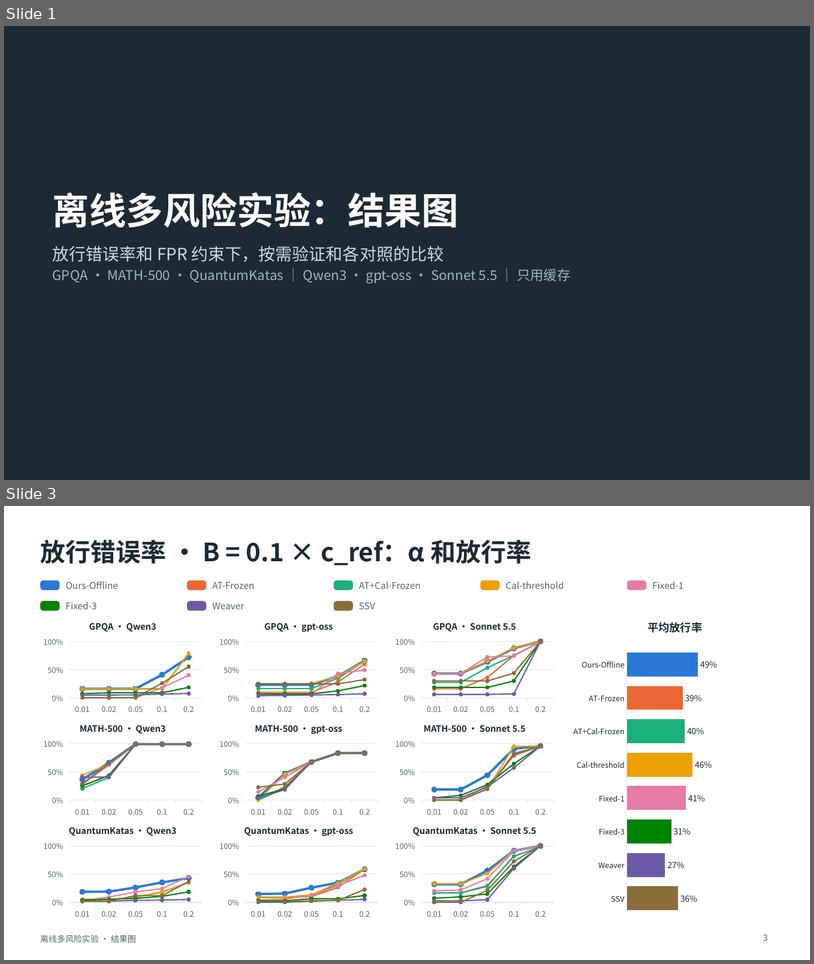
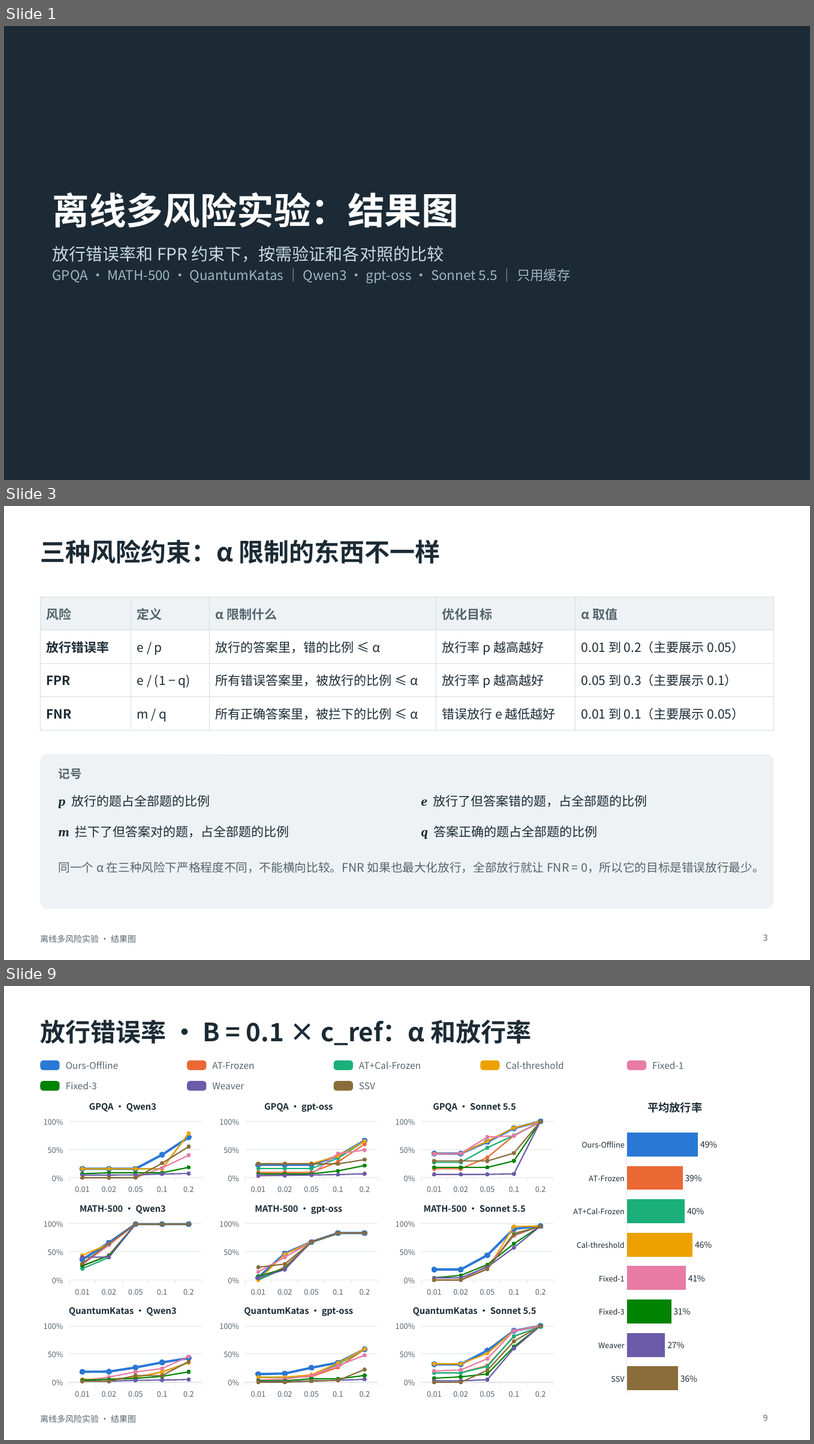
Before and after one commit to toz015/verification_generation_experiment, a slide deck: reports/offline_multirisk_20261118_calibrated/deck_graphs/离线多风险实验_结果图.pptx. Shown one above the other, each under a label of ours: slides 1 and 3 before the commit, slides 1, 3 and 9 after it; the slides between them are not shown. The pictures are 814x964 and 814x1444 pixels, drawn with LibreOffice and Linux fonts; fonts in the diff are those of the drawing. Boxes give left, top, right and bottom in pixels: in the first picture for what was removed or moved away, otherwise in the second. Text is boxed around its words. In the diff, an @@ line names an element or a change of style, - is before the commit and + after.

```diff
--- a/reports/offline_multirisk_20261118_calibrated/deck_graphs/离线多风险实验_结果图.pptx
+++ b/reports/offline_multirisk_20261118_calibrated/deck_graphs/离线多风险实验_结果图.pptx
@@ slide 3 added at (x1=4, y1=506, x2=810, y2=960), background #FFFFFF; not listed: 1 template element that a slide beside it also shows @@
@@ title added at (x1=40, y1=540, x2=441, y2=564), 30 pt, text #1B2A34, bold @@
+三种风险约束：α 限制的东西不一样
@@ table added at (x1=40, y1=597, x2=774, y2=724), 4 rows, 5 columns @@
+风险 | 定义 | α 限制什么 | 优化目标 | α 取值
+放行错误率 | e / p | 放行的答案里，错的比例 ≤ α | 放行率 p 越高越好 | 0.01 到 0.2（主要展示 0.05）
+FPR | e / (1 − q) | 所有错误答案里，被放行的比例 ≤ α | 放行率 p 越高越好 | 0.05 到 0.3（主要展示 0.1）
+FNR | m / q | 所有正确答案里，被拦下的比例 ≤ α | 错误放行 e 越低越好 | 0.01 到 0.1（主要展示 0.05）
@@ rounded rectangle added at (x1=40, y1=754, x2=774, y2=908), fill #EEF2F4 @@
@@ text added at (x1=59, y1=768, x2=82, y2=779), 14 pt, text #55646D, bold @@
+记号
@@ text added at (x1=59, y1=795, x2=210, y2=808), 15 pt, text #1B2A34 @@
+p 放行的题占全部题的比例
@@ text added at (x1=421, y1=795, x2=647, y2=807), 15 pt, text #1B2A34 @@
+e 放行了但答案错的题，占全部题的比例
@@ text added at (x1=59, y1=825, x2=289, y2=837), 15 pt, text #1B2A34 @@
+m 拦下了但答案对的题，占全部题的比例
@@ text added at (x1=421, y1=825, x2=598, y2=839), 15 pt, text #1B2A34 @@
+q 答案正确的题占全部题的比例
@@ text added at (x1=59, y1=861, x2=765, y2=873), 14 pt, text #55646D @@
+同一个 α 在三种风险下严格程度不同，不能横向比较。FNR 如果也最大化放行，全部放行就让 FNR = 0，所以它的目标是错误放行最少。
@@ page number added at (x1=764, y1=934, x2=768, y2=940), 10 pt, text #55646D @@
+3
@@ what was slide 3 is now slide 9 @@
@@ page number at (x1=764, y1=1414, x2=768, y2=1420): text changed @@
-3
+9
```
Also in this commit, not shown: 1 slide changed, 5 other slides added, 1 other file.
